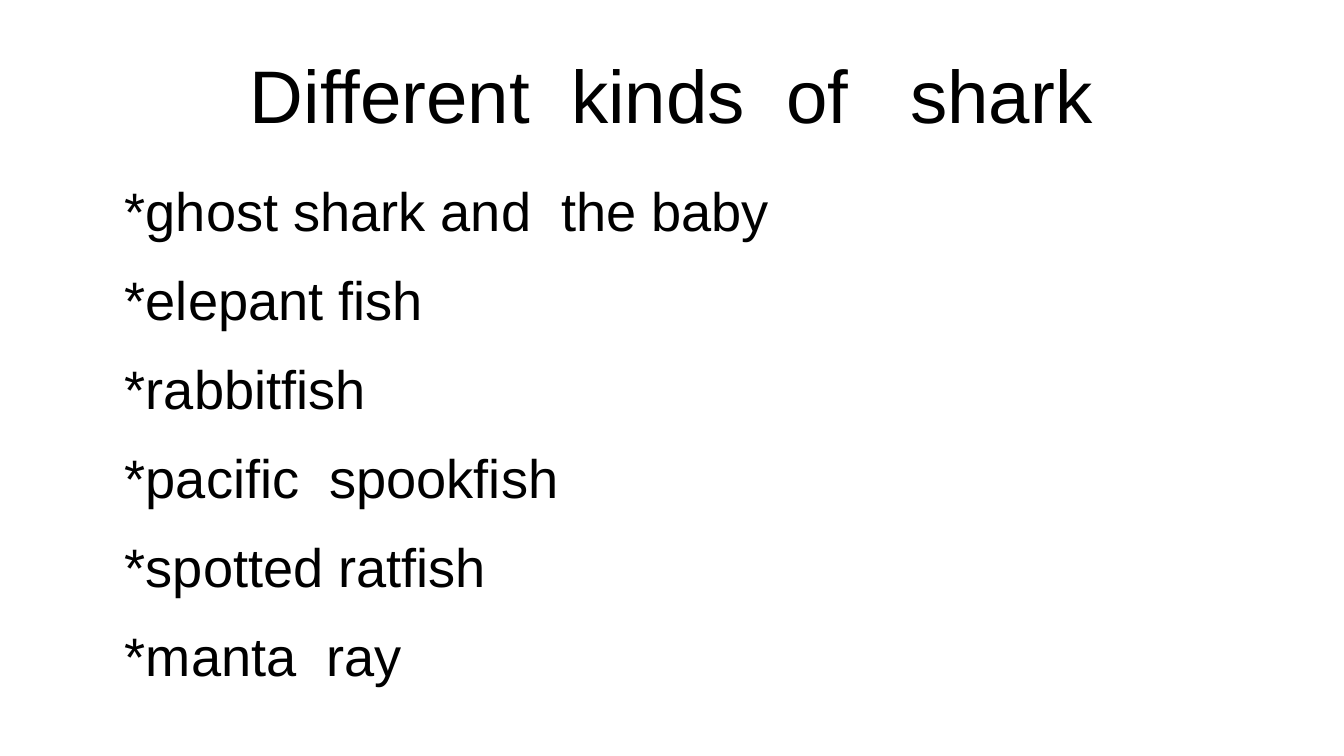
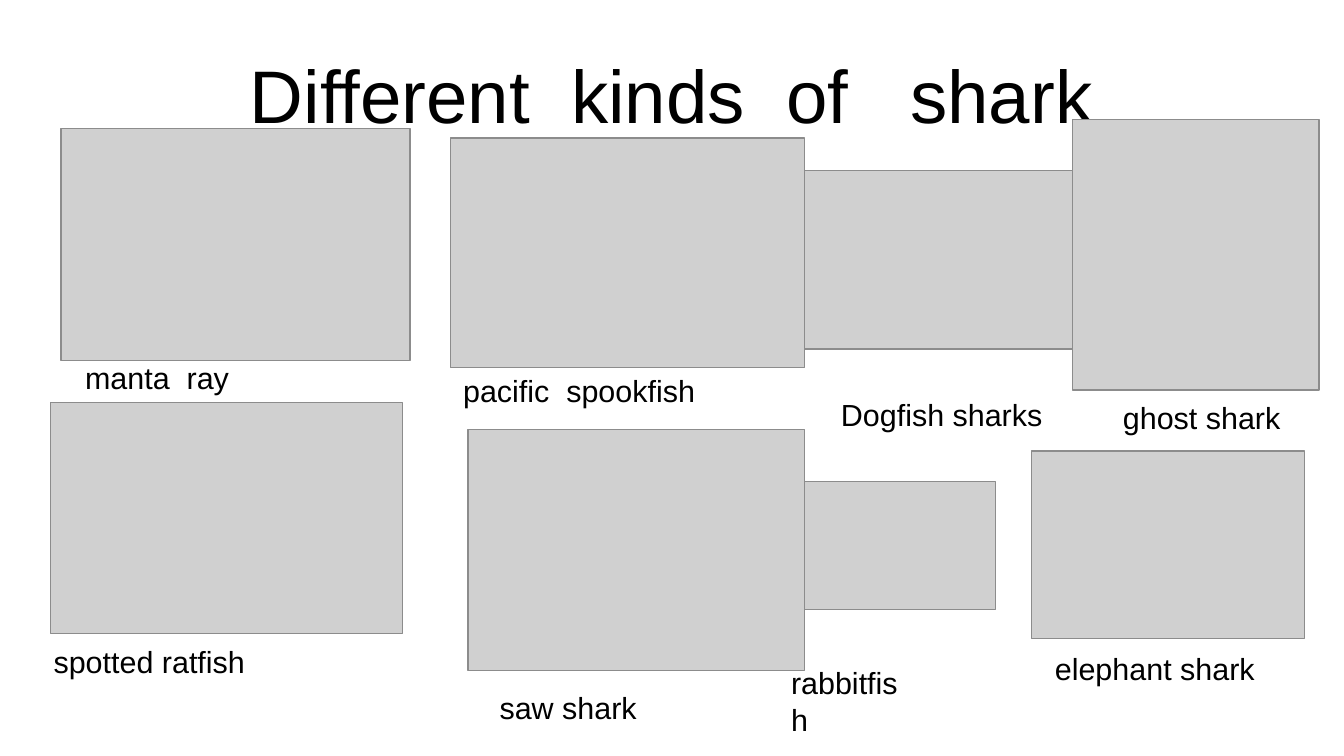
Before and after one commit to aarushipujeri/my-presentation, a slide deck: slide 6 of SHARKS.odp (slide 5 before the commit). Drawn at 1344x756 pixels with LibreOffice and Linux fonts; fonts in the diff are those of the drawing; grey boxes stand for pictures. Boxes give left, top, right and bottom in pixels: in the first picture for what was removed or moved away, otherwise in the second. Text is boxed around its words. In the diff, an @@ line names an element or a change of style, - is before the commit and + after.

```diff
--- a/SHARKS.odp
+++ b/SHARKS.odp
@@ picture added at box(61, 128, 410, 361) @@
@@ picture added at box(450, 138, 805, 368) @@
@@ picture added at box(1073, 120, 1320, 390) @@
@@ picture added at box(805, 171, 1073, 349) @@
@@ text removed at box(125, 191, 769, 685) @@
-*ghost shark and the baby
-*elepant fish
-*rabbitfish
-*pacific spookfish
-*spotted ratfish
-*manta ray
@@ text added at box(85, 369, 229, 395), 18 pt, text #000000 @@
+manta ray
@@ text added at box(463, 380, 695, 408), 18 pt, text #000000 @@
+pacific spookfish
@@ picture added at box(50, 402, 402, 634) @@
@@ text added at box(841, 404, 1043, 432), 18 pt, text #000000 @@
+Dogfish sharks
@@ text added at box(1123, 407, 1281, 435), 18 pt, text #000000 @@
+ghost shark
@@ picture added at box(468, 429, 805, 671) @@
@@ picture added at box(1032, 451, 1305, 639) @@
@@ picture added at box(805, 482, 996, 610) @@
@@ text added at box(54, 651, 245, 679), 18 pt, text #000000 @@
+spotted ratfish
@@ text added at box(779, 659, 927, 739), 18 pt, text #000000 @@
+rabbitfish
@@ text added at box(1055, 658, 1255, 686), 18 pt, text #000000 @@
+elephant shark
@@ text added at box(500, 697, 636, 720), 18 pt, text #000000 @@
+saw shark
```
Also in this commit, not shown: 4 other slides changed, 3 slides added, 2 slides removed.
